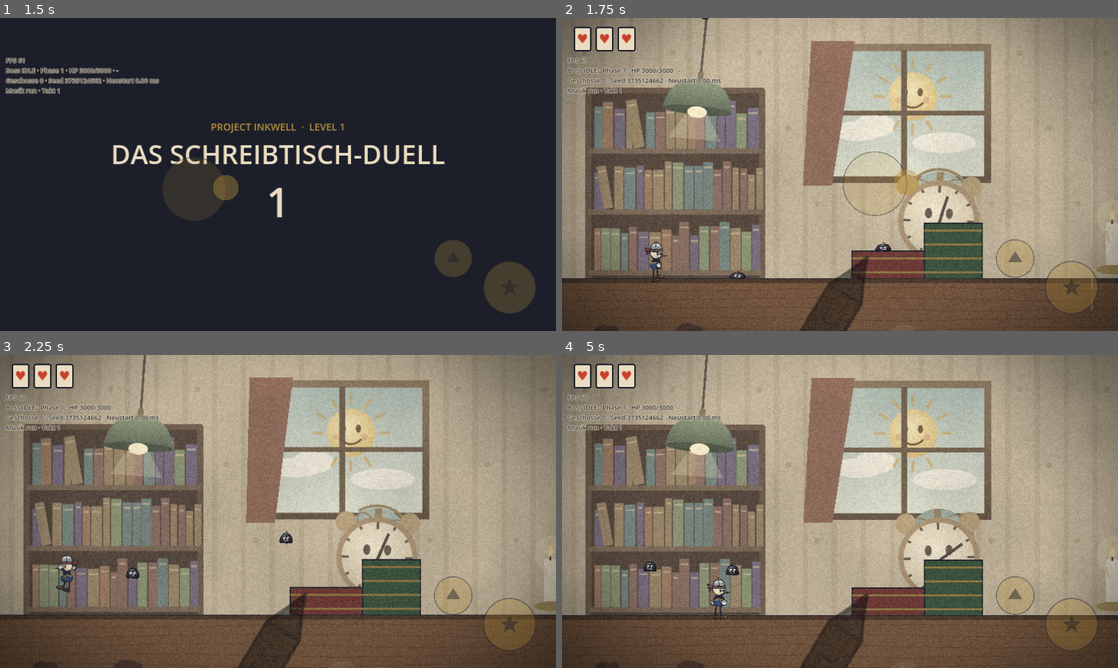
Above: before the commit, frames 1-4 (two rows, left to right).
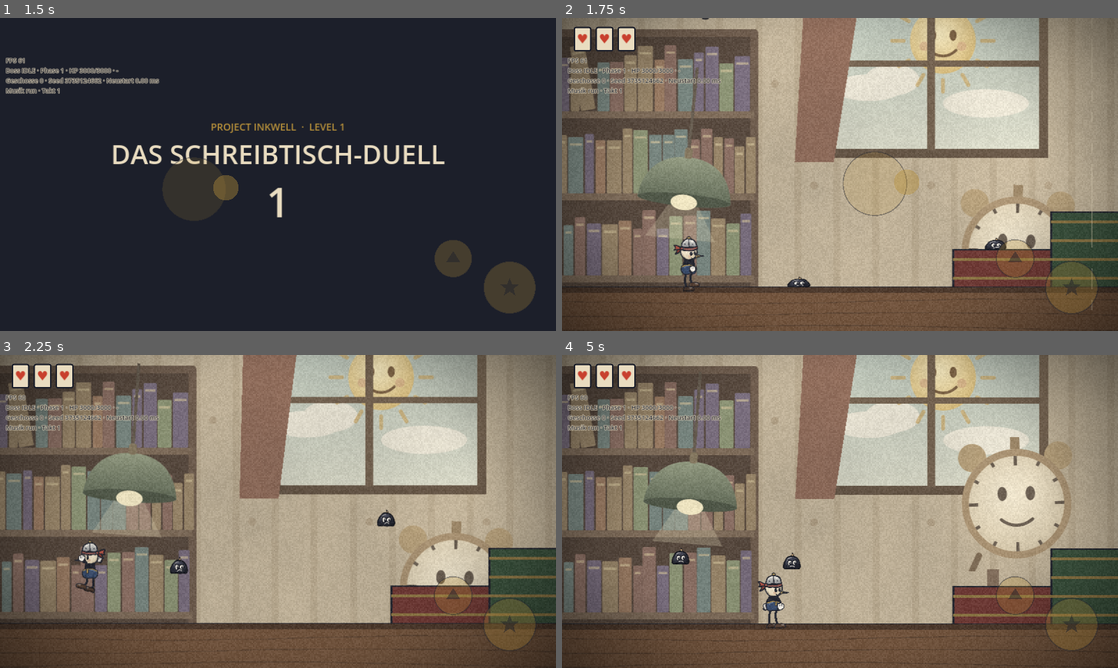
Above: after the commit, the same moments.

Repository: eroiyi-lgtm/Cuphead-ballern-
Game: Godot game, scene res://main/main.tscn
Two runs of this game, one before a commit and one after it. Both use one fixed random seed, a clock stepped at 60 frames per second and the inputs below. Sound files missing from this copy of the repository are replaced by a short silence.
Inputs (mouse positions are in pixels of both pictures, inside the frame that each line leads up to):
- Up to frame 1 (1.5 s): tap Enter at 0.5 s; move the mouse to (400, 158) at 0.52 s; hold D (move_right) 0.53-1.25 s; hold J (fire) 0.53-1.25 s; click (400, 158) at 0.67 s; tap Space (jump) at 0.77, 1.07 s; drag from (166, 190) to (344, 180) at 1.27 s
- Up to frame 2 (1.75 s): no input
- Up to frame 3 (2.25 s): move the mouse to (333, 442) at 2.02 s; hold A (move_left) from 2.03 s (still down); tap K at 2.1 s
- Up to frame 4 (5 s): release A (move_left) at 2.75 s; drag from (812, 574) to (673, 608) at 2.77 s; move the mouse to (1006, 558) at 3.52 s; hold D (move_right) 3.53-4.25 s; tap Shift at 3.6 s; tap Space (jump) at 3.77, 4.07 s; drag from (673, 464) to (751, 608) at 4.27 s

Frame 1 is identical in both runs. In frame 2, 53% of the frame differs, in the area x 0-100%, y 0-100%; in frame 3, 51%; in frame 4, 54%.

Commit message:
Näherer Bildausschnitt und Grafik-Skill für künftige Sitzungen
- Kamera-Zoom 1,35 im Run-Teil, 1,2 in der Arena; Boden bei 86 % der Bildhöhe
- Arena auf 1600 px verschmälert, damit sie bei Zoom ganz ins Bild passt
- Bühne füllt das Bild, Reginald schwebt in Phase 2 tiefer (bleibt im Bild)
- .claude/skills/inkwell-art: Stilregeln, Palette, Bildausschnitt, Ablauf
  und Lizenz-Leitplanken, damit jede Sitzung daran weiterarbeitet

Co-Authored-By: Claude Opus 5.5 <noreply@anthropic.com>
Claude-Session: https://claude.ai/code/session_01YKs9ZSqWgKqMkNjmq9VyCe

Diff:
--- a/actors/bosses/inkwell/sir_reginald.gd
+++ b/actors/bosses/inkwell/sir_reginald.gd
@@ -148,7 +148,7 @@
 func _apply_pose(phase: int, animate: bool) -> void:
 	if _pose_tween:
 		_pose_tween.kill()
-	var target_pos: Vector2 = [Vector2.ZERO, Vector2(0, -200), Vector2(-60, 170)][phase]
+	var target_pos: Vector2 = [Vector2.ZERO, Vector2(0, -150), Vector2(-60, 170)][phase]
 	var target_scale: Vector2 = [Vector2.ONE, Vector2.ONE, Vector2(1.5, 1.5)][phase]
 	var hurt_size: Vector2 = [Vector2(320, 520), Vector2(320, 840), Vector2(420, 620)][phase]
 	_inkwell.visible = phase != 2
--- a/levels/level_01_desk/bg/parallax_desk.gd
+++ b/levels/level_01_desk/bg/parallax_desk.gd
@@ -111,7 +111,7 @@
 ## Arena: kleine Bühne mit Samtvorhang und Scheinwerfer – Reginalds Audienz
 static func _far_arena(level: Node2D) -> void:
 	var p := _zone(level, "L1_Far_Arena", 0.2, 0.0, -45, ARENA, INF)
-	p.add_child(_sprite(preload("res://art/bg/stage.svg"), Vector2(11900.0 * 0.2 + 960.0, 520), 1.0))
+	p.add_child(_sprite(preload("res://art/bg/stage.svg"), Vector2(11900.0 * 0.2 + 930.0, 470), 0.85))
 	_wash(p)
 
 
--- a/levels/level_01_desk/level_01.gd
+++ b/levels/level_01_desk/level_01.gd
@@ -14,11 +14,15 @@
 const SEG_D := 8800.0
 const GATE_X := 11500.0           ## Briefbeschwerer am Ende von D
 const ARENA_LEFT := 11900.0
-const ARENA_RIGHT := 13820.0
+const ARENA_RIGHT := 13500.0      ## 1600 breit: passt bei ZOOM_ARENA ganz ins Bild
 const BOSS_X := ARENA_RIGHT - 260.0
 const PLAY_RIGHT := ARENA_RIGHT - 450.0  ## unsichtbare Wand vor dem Tintenfass
 const KILL_Y := 1100.0
-const RUN_WEIGHT := 0.3           ## Anteil des Run-Teils an der Fortschrittsleiste
+const RUN_WEIGHT := 0.3
+## Bildausschnitt: näher dran als 1:1, Boden im unteren Bilddrittel (klassischer Run-&-Gun-Rahmen)
+const ZOOM_RUN := 1.35
+const ZOOM_ARENA := 1.2
+const FLOOR_SCREEN := 0.86        ## Boden bei 86 % der Bildhöhe           ## Anteil des Run-Teils an der Fortschrittsleiste
 
 ## Boden mit Lücken für Tintensee (B) und Zahnrad-Grube (C). [x_von, x_bis]
 const FLOOR_PIECES := [[-400.0, 4300.0], [6300.0, 6900.0], [8800.0, ARENA_RIGHT + 1000.0]]
@@ -116,7 +120,7 @@
 
 func _physics_process(_delta: float) -> void:
 	if not in_arena:
-		camera.position = Vector2(maxf(pete.global_position.x + 160.0, 960.0), 540.0)
+		camera.position = Vector2(maxf(pete.global_position.x + 140.0, _half_width(ZOOM_RUN)), _center_y(ZOOM_RUN))
 		if not gate_open and pete.global_position.x > GATE_X - 320.0:
 			open_gate()
 		if gate_open and pete.global_position.x > ARENA_LEFT + 140.0:
@@ -222,8 +226,9 @@
 	camera.position_smoothing_enabled = false
 	camera.position = from
 	_arena_tween = create_tween()
-	_arena_tween.tween_property(camera, "position", Vector2((ARENA_LEFT + ARENA_RIGHT) * 0.5, 540.0), 1.2) \
+	_arena_tween.tween_property(camera, "position", Vector2((ARENA_LEFT + ARENA_RIGHT) * 0.5, _center_y(ZOOM_ARENA)), 1.2) \
 		.set_trans(Tween.TRANS_SINE).set_ease(Tween.EASE_IN_OUT)
+	_arena_tween.parallel().tween_property(camera, "zoom", Vector2.ONE * ZOOM_ARENA, 1.2)
 	_arena_tween.tween_callback(boss.begin_fight)
 	AudioDirector.request_state(&"boss1")
 	Events.boss_arena_entered.emit()
@@ -231,8 +236,19 @@
 
 func _place_camera_at_start() -> void:
 	camera.position_smoothing_enabled = true
-	camera.position = Vector2(maxf(SPAWN.x + 160.0, 960.0), 540.0)
+	camera.zoom = Vector2.ONE * ZOOM_RUN
+	camera.position = Vector2(maxf(SPAWN.x + 140.0, _half_width(ZOOM_RUN)), _center_y(ZOOM_RUN))
 	camera.reset_smoothing()
+
+
+## Kameramitte so, dass der Boden bei FLOOR_SCREEN der sichtbaren Höhe liegt.
+func _center_y(zoom: float) -> float:
+	var h := get_viewport().get_visible_rect().size.y / zoom
+	return FLOOR_Y - h * (FLOOR_SCREEN - 0.5)
+
+
+func _half_width(zoom: float) -> float:
+	return get_viewport().get_visible_rect().size.x / zoom * 0.5
 
 
 func _spawn_enemies() -> void:
Not shown, added: .claude/skills/inkwell-art/SKILL.md
